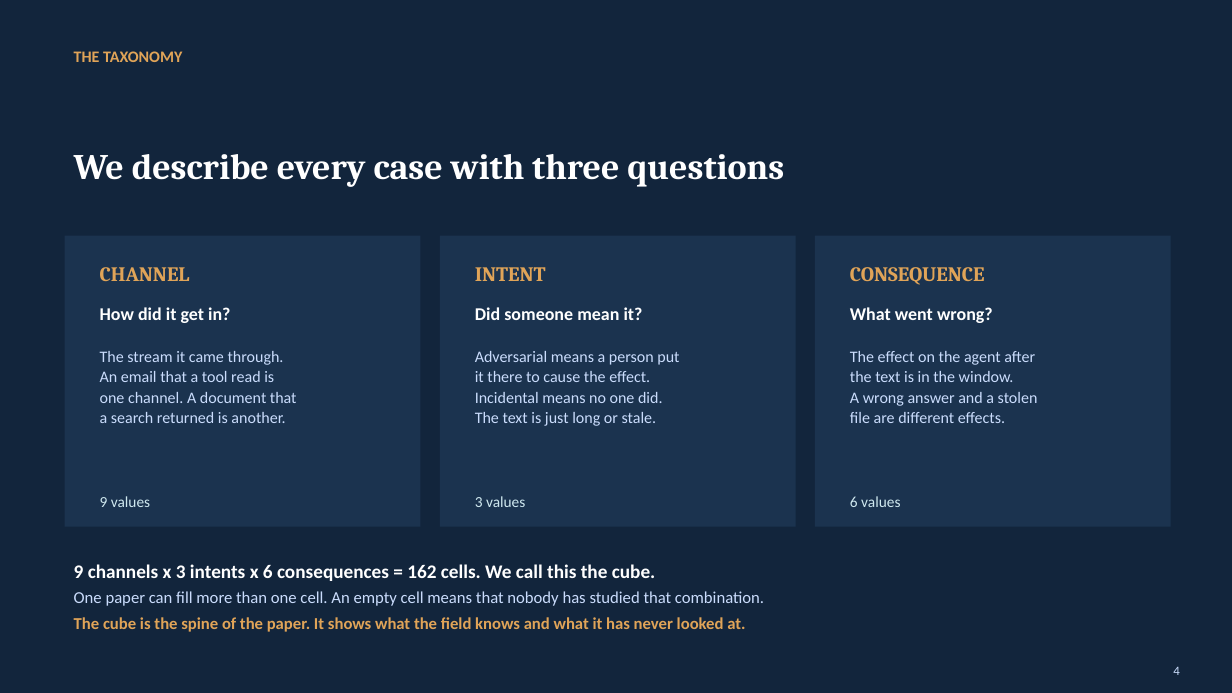
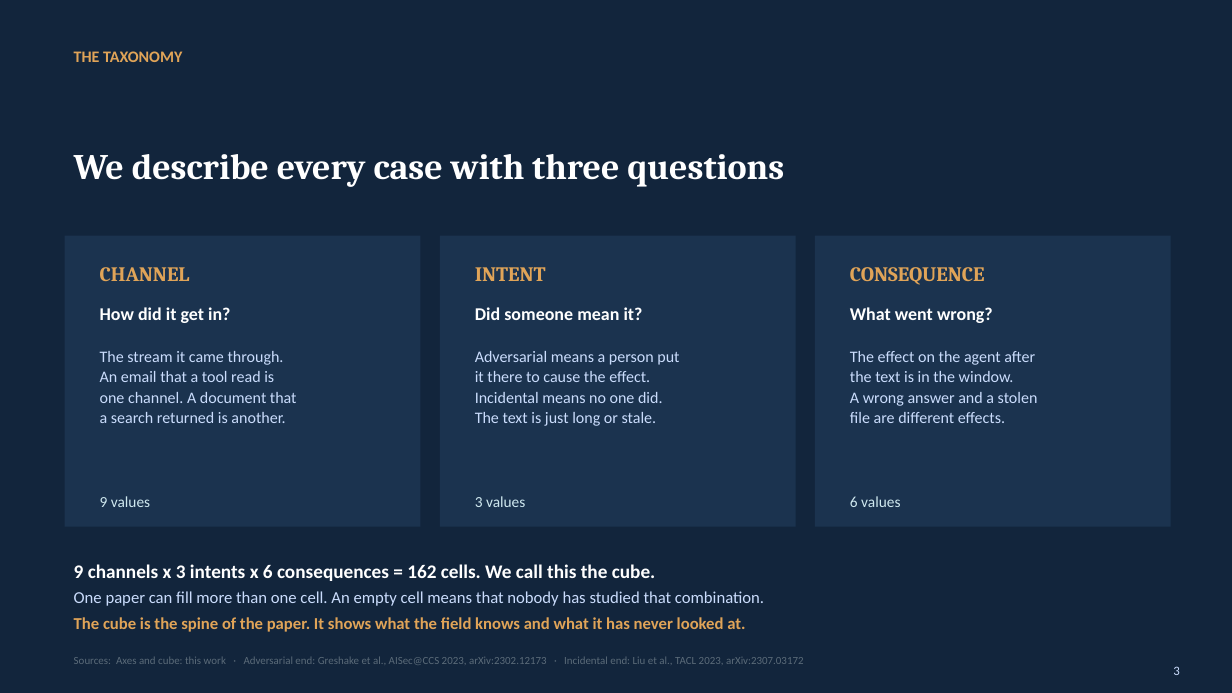
Before and after one commit to Nyamtulla/context_poison, a slide deck: slide 3 of context_sok_results_presentation.pptx (slide 4 before the commit). Drawn at 1232x693 pixels with LibreOffice and Linux fonts; fonts in the diff are those of the drawing. Boxes give left, top, right and bottom in pixels: in the first picture for what was removed or moved away, otherwise in the second. Text is boxed around its words. In the diff, an @@ line names an element or a change of style, - is before the commit and + after.

```diff
--- a/context_sok_results_presentation.pptx
+++ b/context_sok_results_presentation.pptx
@@ text added at [74, 657, 804, 665], 8.5 pt, text #5B6B79 @@
+Sources: Axes and cube: this work · Adversarial end: Greshake et al., AISec@CCS 2023, arXiv:2302.12173 · Incidental end: Liu et al., TACL 2023, arXiv:2307.03172
@@ text at [1173, 666, 1179, 675]: text changed @@
-4
+3
```
Also in this commit, not shown: 10 other slides changed, 2 other files.
